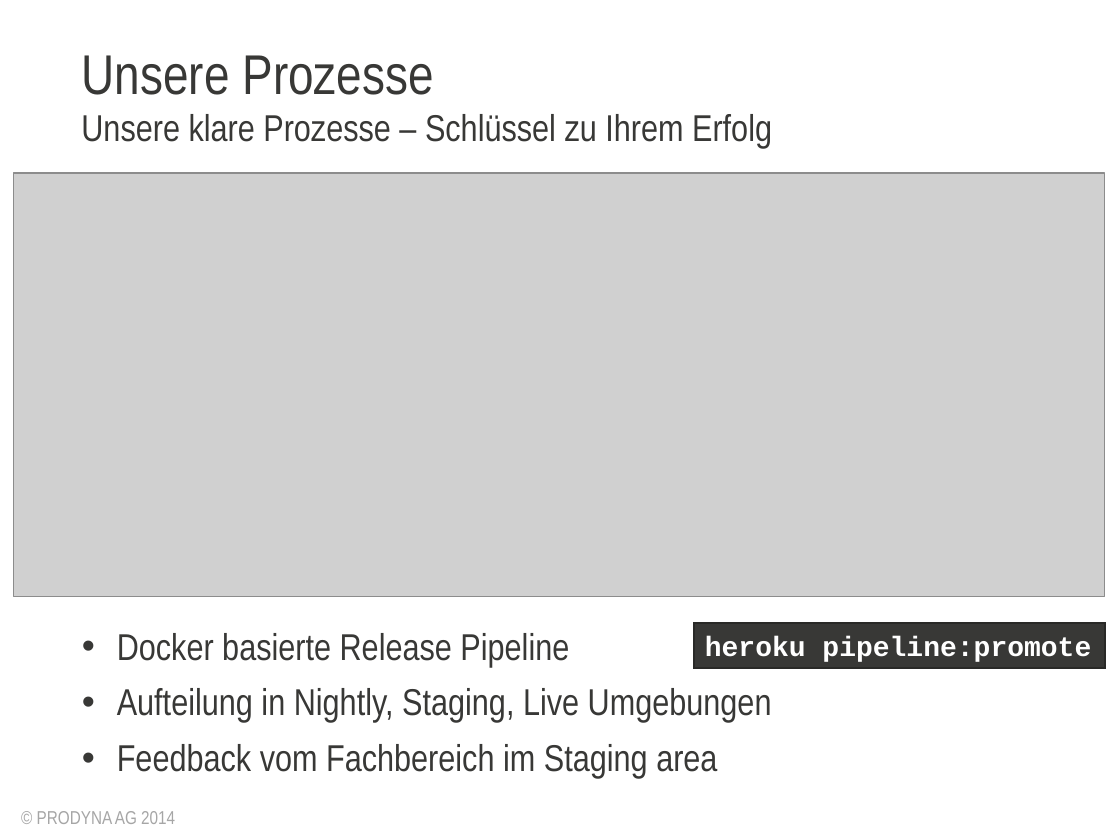
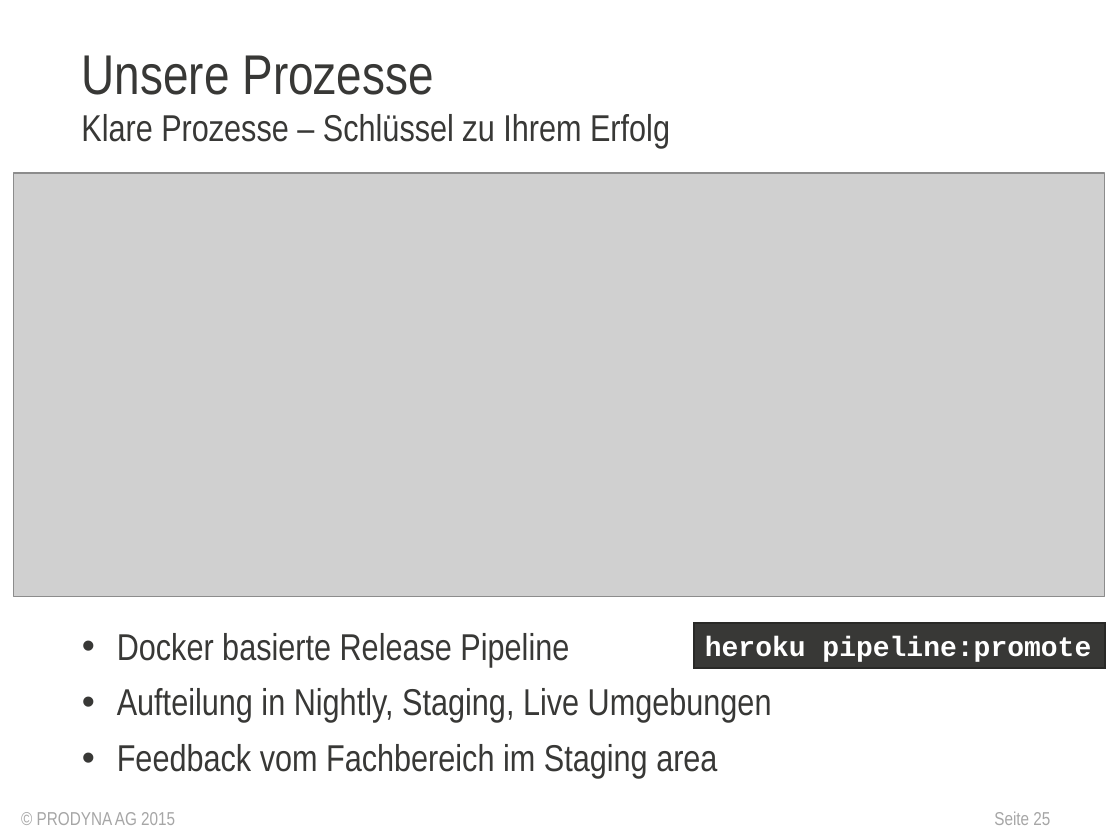
Before and after one commit to lagranovskiy/timetracker-server, a slide deck: slide 25 of doc/AbschlussPräsentation.pptx (slide 20 before the commit). Drawn at 1120x840 pixels with LibreOffice and Linux fonts; fonts in the diff are those of the drawing; grey boxes stand for pictures; background and template pictures are left out. Boxes give left, top, right and bottom in pixels: in the first picture for what was removed or moved away, otherwise in the second. Text is boxed around its words. In the diff, an @@ line names an element or a change of style, - is before the commit and + after.

```diff
--- a/doc/AbschlussPräsentation.pptx
+++ b/doc/AbschlussPräsentation.pptx
@@ subtitle at <box>81,114,670,148</box>: text changed @@
-Unsere klare Prozesse – Schlüssel zu Ihrem Erfolg
+Klare Prozesse – Schlüssel zu Ihrem Erfolg
@@ text at <box>37,812,175,825</box>: text changed @@
-© PRODYNA AG 2014
+© PRODYNA AG 2015
@@ page number added at <box>994,811,1050,825</box>, 12 pt, text #A6A6A6 @@
+Seite 25
```
Also in this commit, not shown: 33 other slides changed, 8 slides added, 1 other file.
